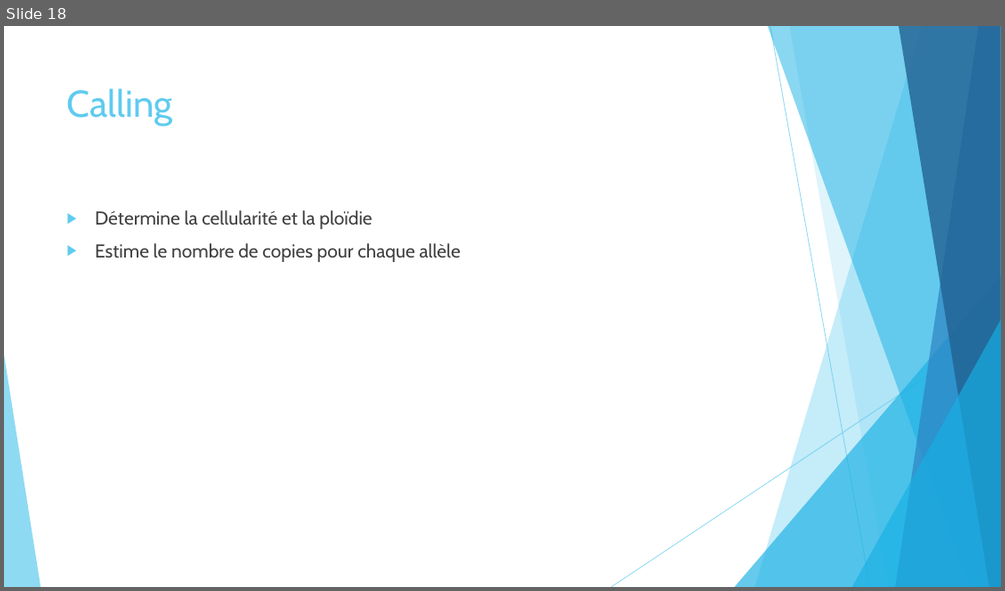
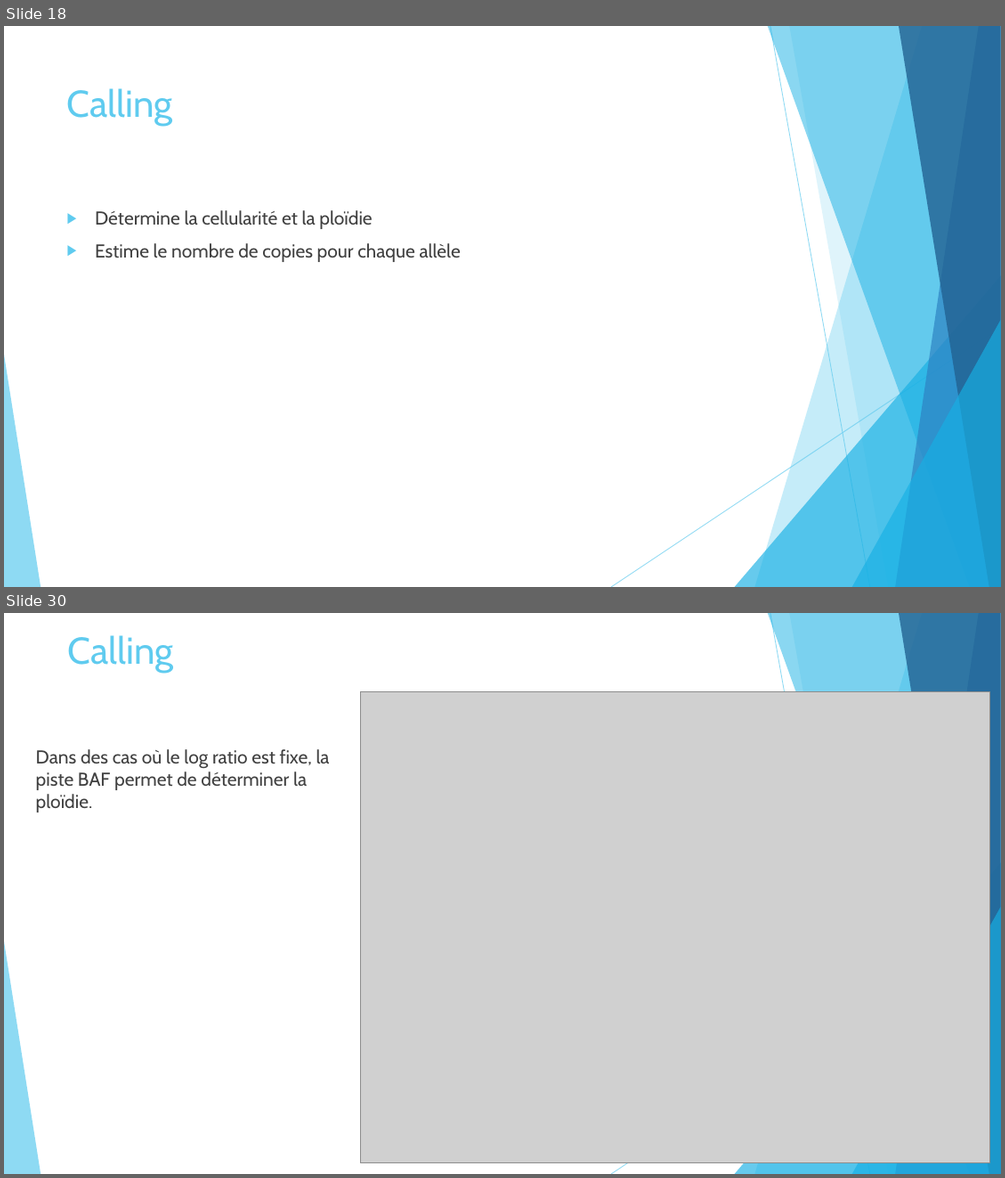
Before and after one commit to Elie-Bordron/DEA-dataviz, a slide deck: docs/docs_I_made/slides/ASCAT.pptx. Shown one above the other, each under a label of ours: slide 18 before the commit, slides 18 and 30 after it; the slides between them are not shown. The pictures are 1005x591 and 1005x1178 pixels, drawn with LibreOffice and Linux fonts; fonts in the diff are those of the drawing; grey boxes stand for pictures. Boxes give left, top, right and bottom in pixels: in the first picture for what was removed or moved away, otherwise in the second. Text is boxed around its words. In the diff, an @@ line names an element or a change of style, - is before the commit and + after.

```diff
--- a/docs/docs_I_made/slides/ASCAT.pptx
+++ b/docs/docs_I_made/slides/ASCAT.pptx
@@ slide 30 added at (x1=4, y1=613, x2=1001, y2=1174), background #FFFFFF; not listed: 10 template elements that a slide beside it also shows @@
@@ title added at (x1=67, y1=635, x2=173, y2=673), 36 pt, text #5FCBEF @@
+Calling
@@ picture added at (x1=361, y1=692, x2=989, y2=1163) @@
@@ text added at (x1=36, y1=749, x2=330, y2=812), 18 pt, text #404040 @@
+Dans des cas où le log ratio est fixe, la piste BAF permet de déterminer la ploïdie.
```
Also in this commit, not shown: 8 other slides added, 2 slides removed, 27 other files.
